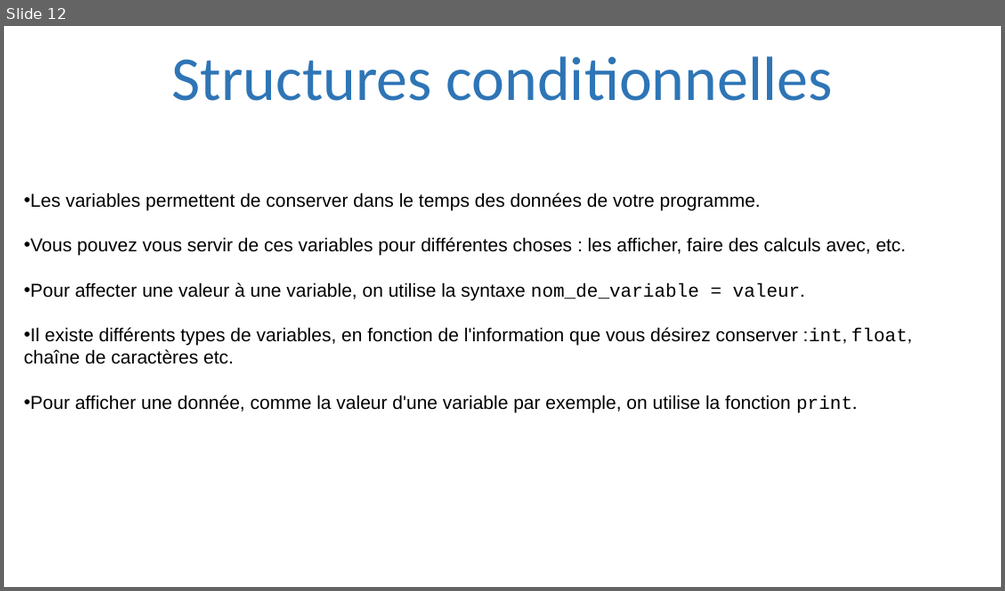
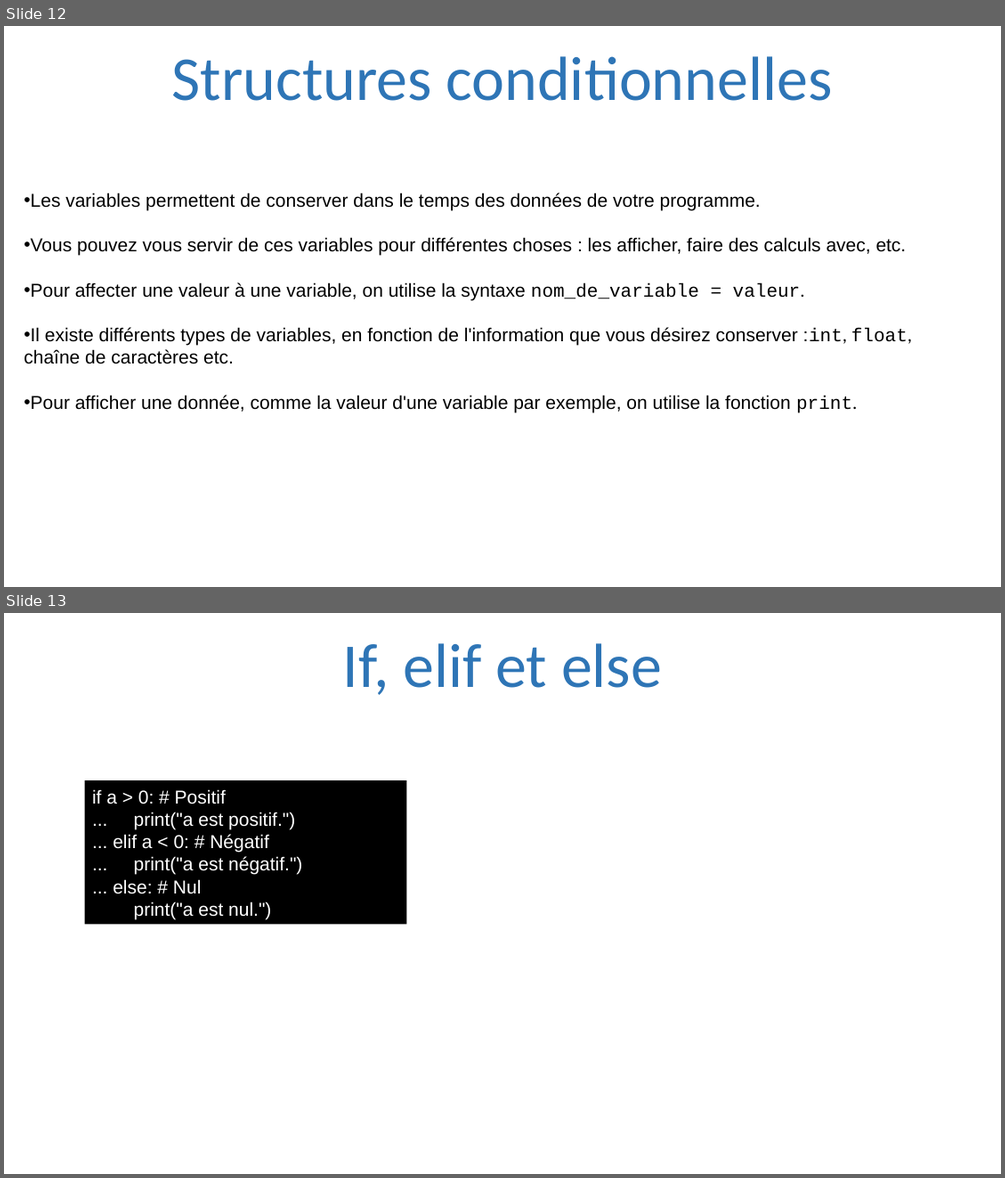
Before and after one commit to julienPalleau/PythonDoc, a slide deck: Python-resume.pptx. Shown one above the other, each under a label of ours: slide 12 before the commit, slides 12 and 13 after it. The pictures are 1005x591 and 1005x1178 pixels, drawn with LibreOffice and Linux fonts; fonts in the diff are those of the drawing. Boxes give left, top, right and bottom in pixels: in the first picture for what was removed or moved away, otherwise in the second. Text is boxed around its words. In the diff, an @@ line names an element or a change of style, - is before the commit and + after.

```diff
--- a/Python-resume.pptx
+++ b/Python-resume.pptx
@@ slide 13 added at [4, 613, 1001, 1174], background #FFFFFF @@
@@ title added at [343, 643, 662, 695], 60 pt, text #2E75B6 @@
+If, elif et else
@@ rectangle added at [85, 780, 407, 925], fill #000000, 18 pt, text #FFFFFF @@
+if a > 0: # Positif
+... print("a est positif.")
+... elif a < 0: # Négatif
+... print("a est négatif.")
+... else: # Nul
+print("a est nul.")
```
Also in this commit, not shown: 1 slide changed, 18 other slides added.
